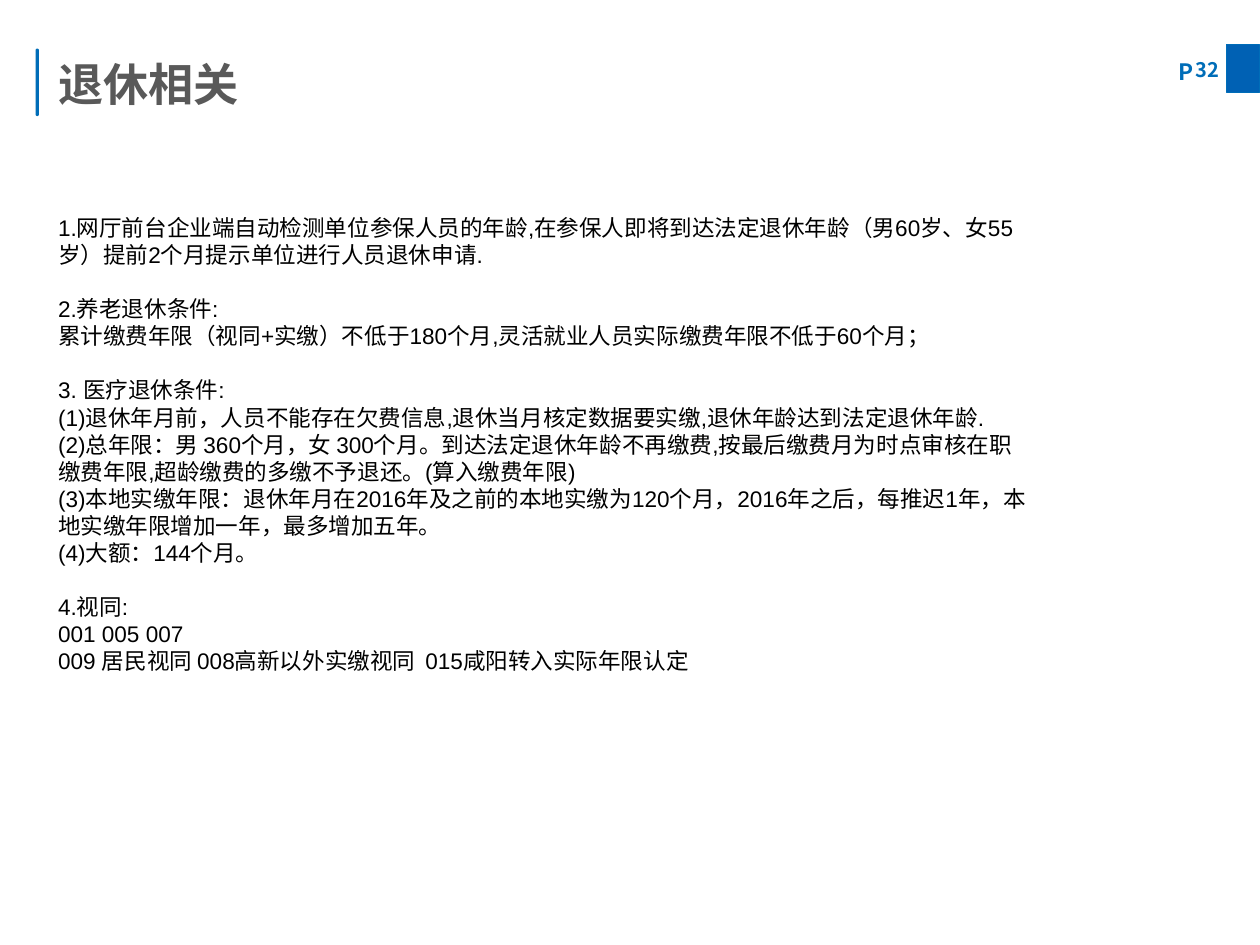
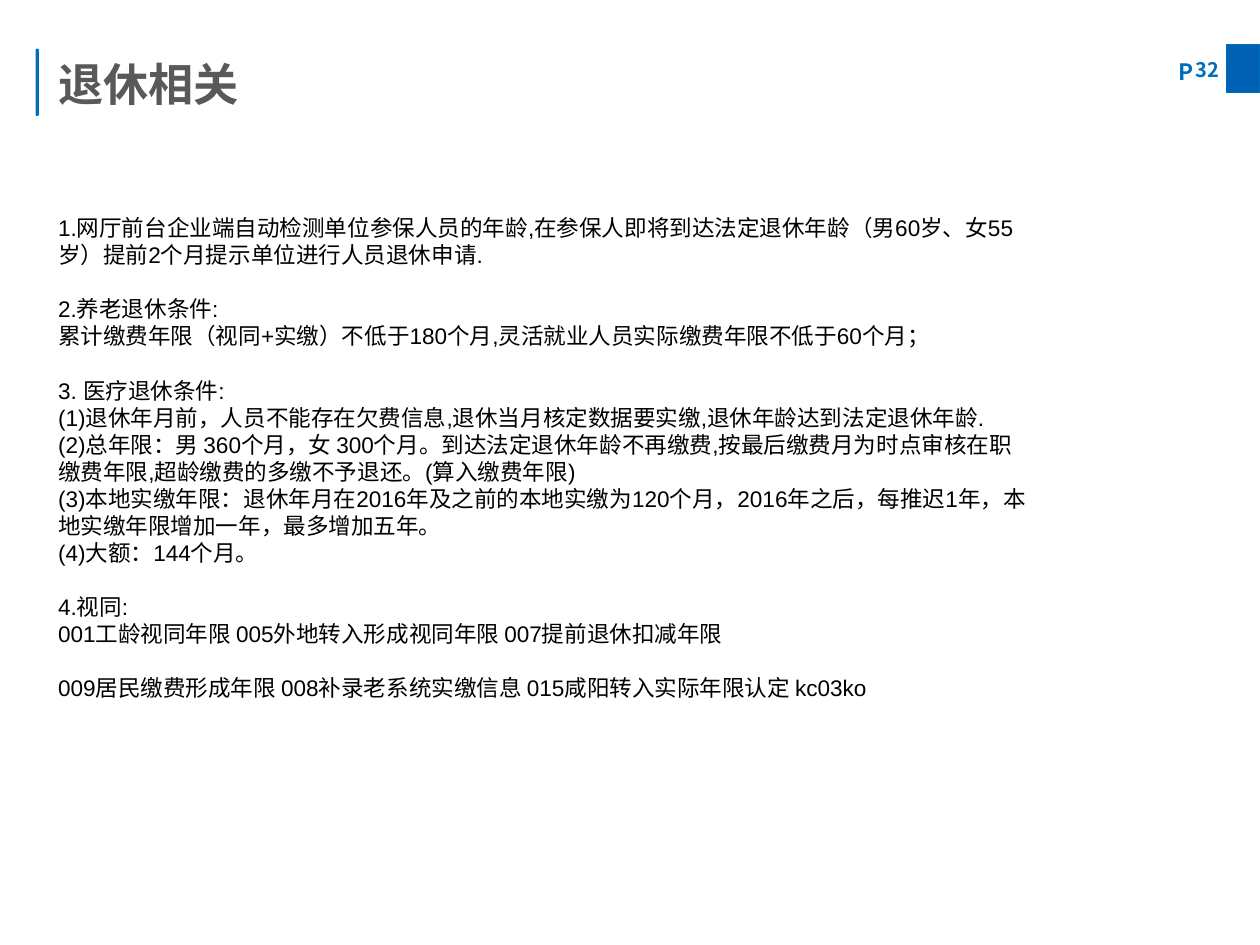
Before and after one commit to whm029/yinhai, a slide deck: slide 32 of 高新参保培训.pptx. Drawn at 1260x945 pixels with LibreOffice and Linux fonts; fonts in the diff are those of the drawing; background and template pictures are left out. Boxes give left, top, right and bottom in pixels: in the first picture for what was removed or moved away, otherwise in the second. Text is boxed around its words. In the diff, an @@ line names an element or a change of style, - is before the commit and + after.

Commit message:
20191111X230

```diff
--- a/高新参保培训.pptx
+++ b/高新参保培训.pptx
@@ text at [58,624,866,698]: text changed @@
-001 005 007
-009 居民视同 008高新以外实缴视同 015咸阳转入实际年限认定
+001工龄视同年限 005外地转入形成视同年限 007提前退休扣减年限
+009居民缴费形成年限 008补录老系统实缴信息 015咸阳转入实际年限认定 kc03ko
```
